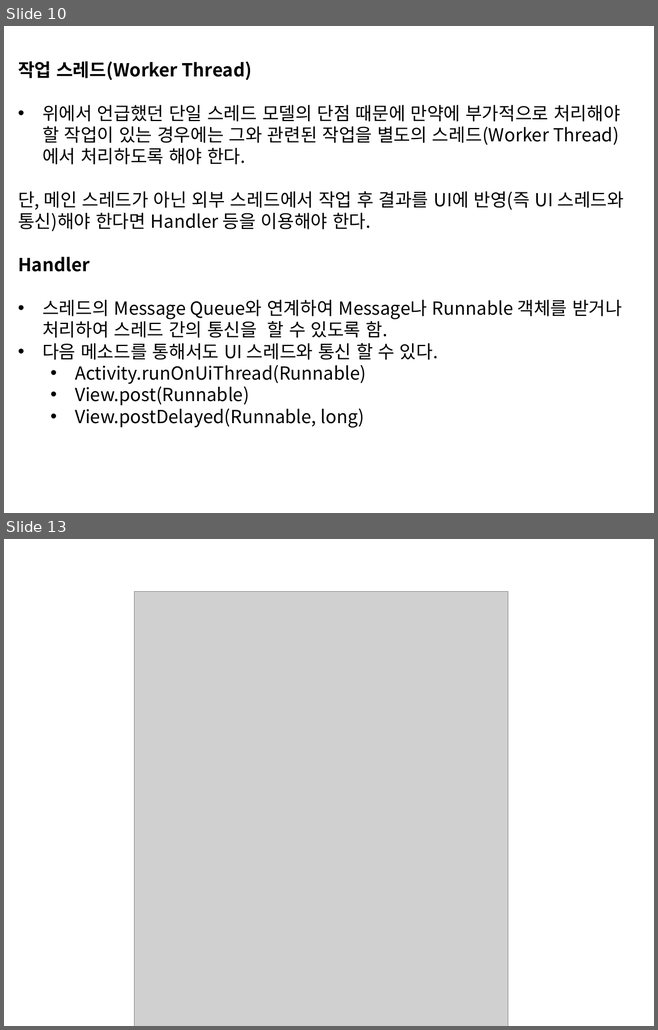
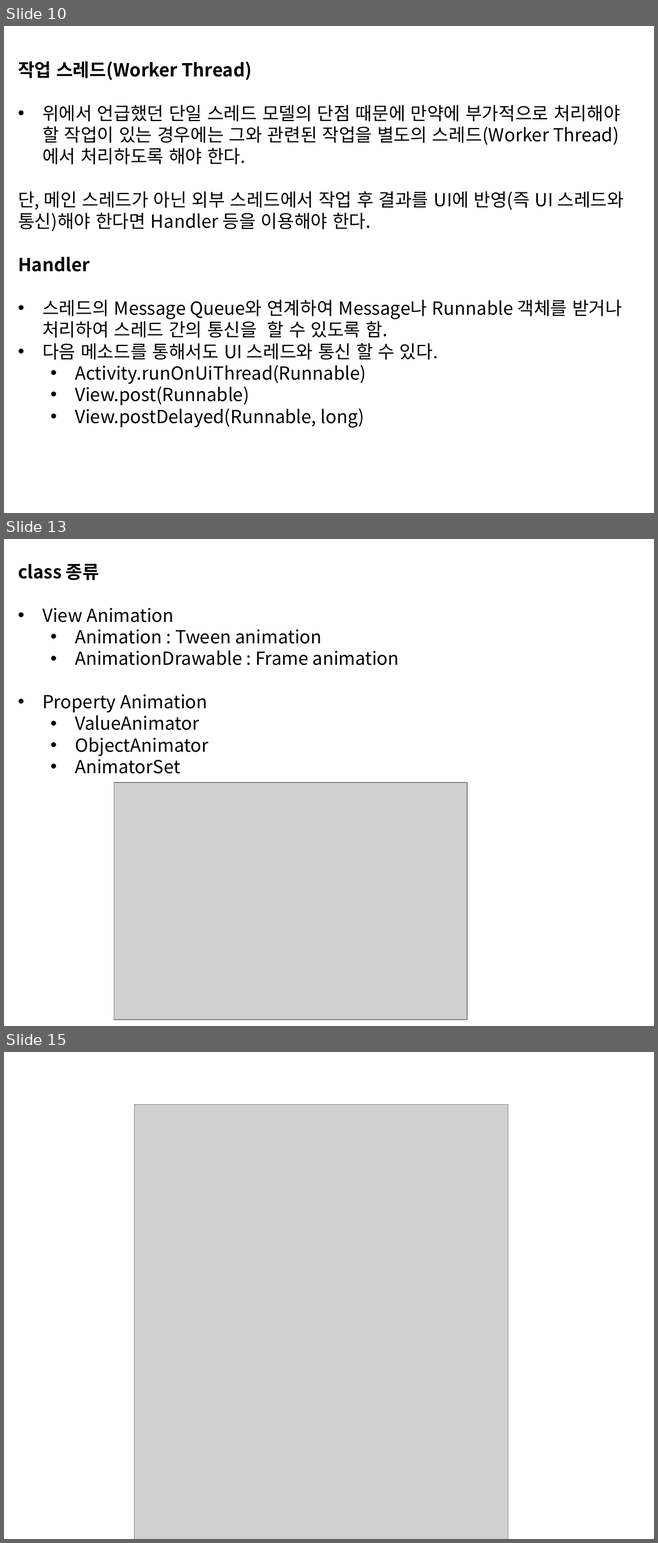
Before and after one commit to sc545/Beacon, a slide deck: 안드로이드 UI.pptx. Shown one above the other, each under a label of ours: slides 10 and 13 before the commit, slides 10, 13 and 15 after it; the slides between them are not shown. The pictures are 658x1030 and 658x1543 pixels, drawn with LibreOffice and Linux fonts; fonts in the diff are those of the drawing; grey boxes stand for pictures. Boxes give left, top, right and bottom in pixels: in the first picture for what was removed or moved away, otherwise in the second. Text is boxed around its words. In the diff, an @@ line names an element or a change of style, - is before the commit and + after.

```diff
--- a/안드로이드 UI.pptx
+++ b/안드로이드 UI.pptx
@@ slide 13 added at (4, 539, 654, 1026), background #FFFFFF @@
@@ text added at (18, 563, 399, 774), 20 pt, text #000000 @@
+class 종류
+• View Animation
+  • Animation : Tween animation
+  • AnimationDrawable : Frame animation
+• Property Animation
+  • ValueAnimator
+  • ObjectAnimator
+  • AnimatorSet
@@ picture added at (114, 783, 466, 1020) @@
@@ what was slide 13 is now slide 15 @@
```
Also in this commit, not shown: 2 slides changed, 1 other slide added, 1 other file.
